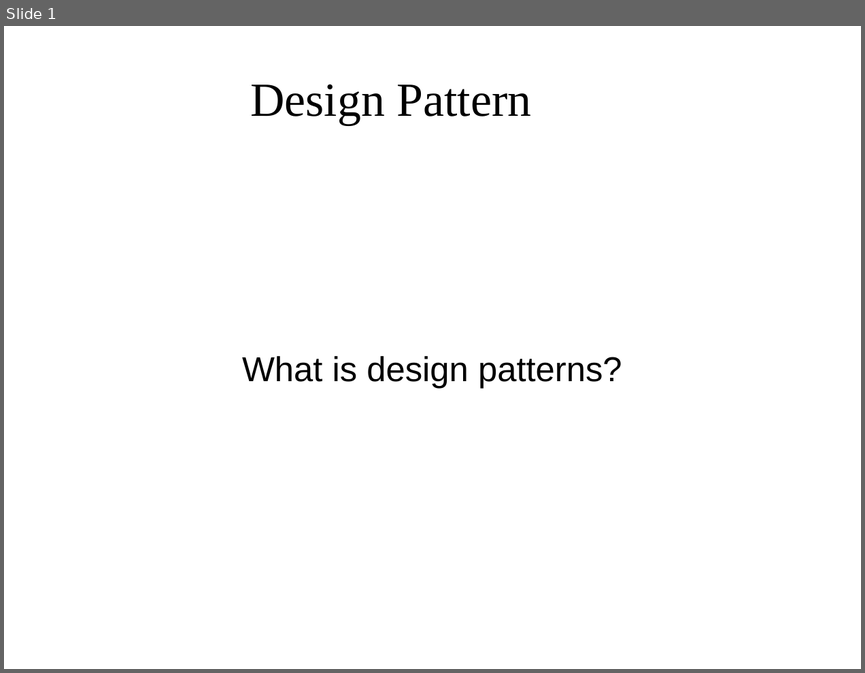
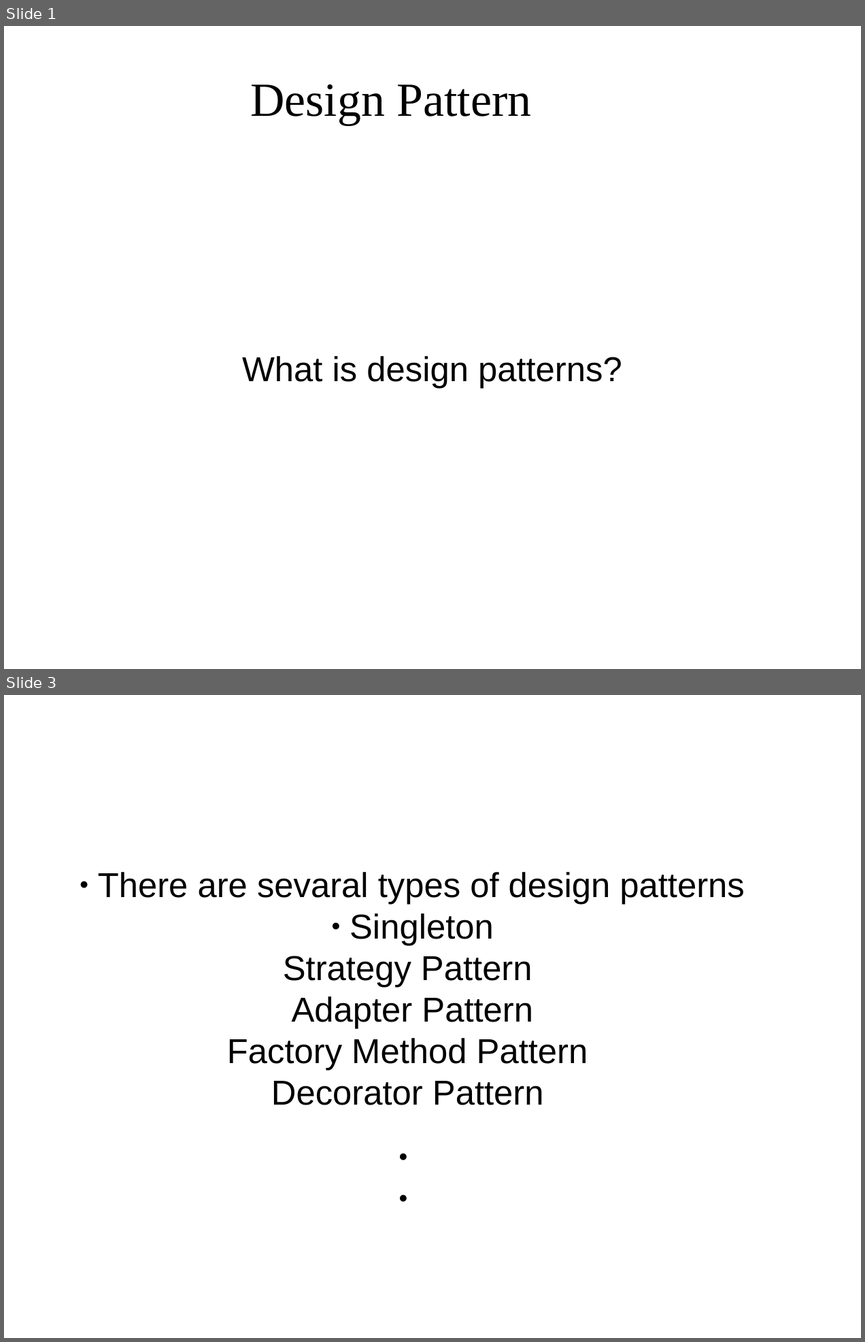
Before and after one commit to ogaleamol/decorator, a slide deck: decoratorDesignPattern.pptx. Shown one above the other, each under a label of ours: slide 1 before the commit, slides 1 and 3 after it; the slides between them are not shown. The pictures are 865x673 and 865x1342 pixels, drawn with LibreOffice and Linux fonts; fonts in the diff are those of the drawing; background and template pictures are left out. Boxes give left, top, right and bottom in pixels: in the first picture for what was removed or moved away, otherwise in the second. Text is boxed around its words. In the diff, an @@ line names an element or a change of style, - is before the commit and + after.

```diff
--- a/decoratorDesignPattern.pptx
+++ b/decoratorDesignPattern.pptx
@@ slide 3 added at (4,695,861,1338), background picture (left out) @@
@@ text added at (98,872,744,1105), 32 pt, text #000000 @@
+● There are sevaral types of design patterns
+● Singleton
+Strategy Pattern
+Adapter Pattern
+Factory Method Pattern
+Decorator Pattern
```
Also in this commit, not shown: 7 slides changed, 2 other slides added, 1 slide removed.
